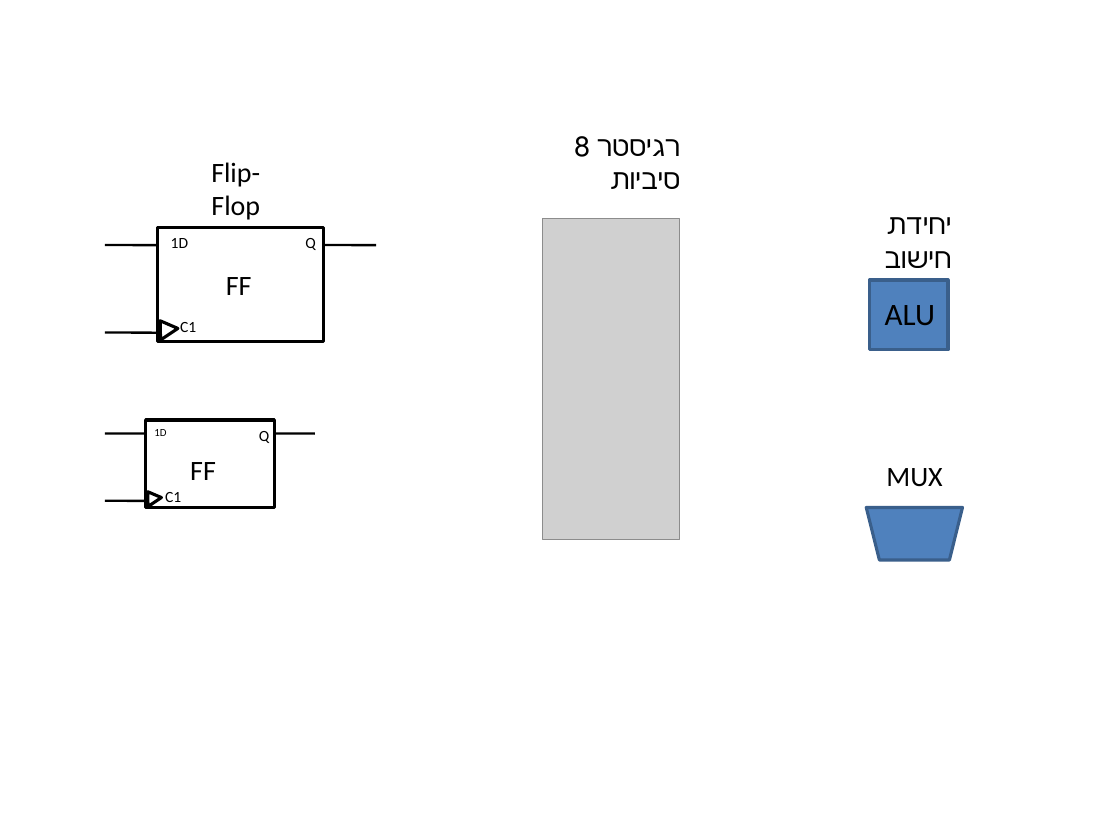
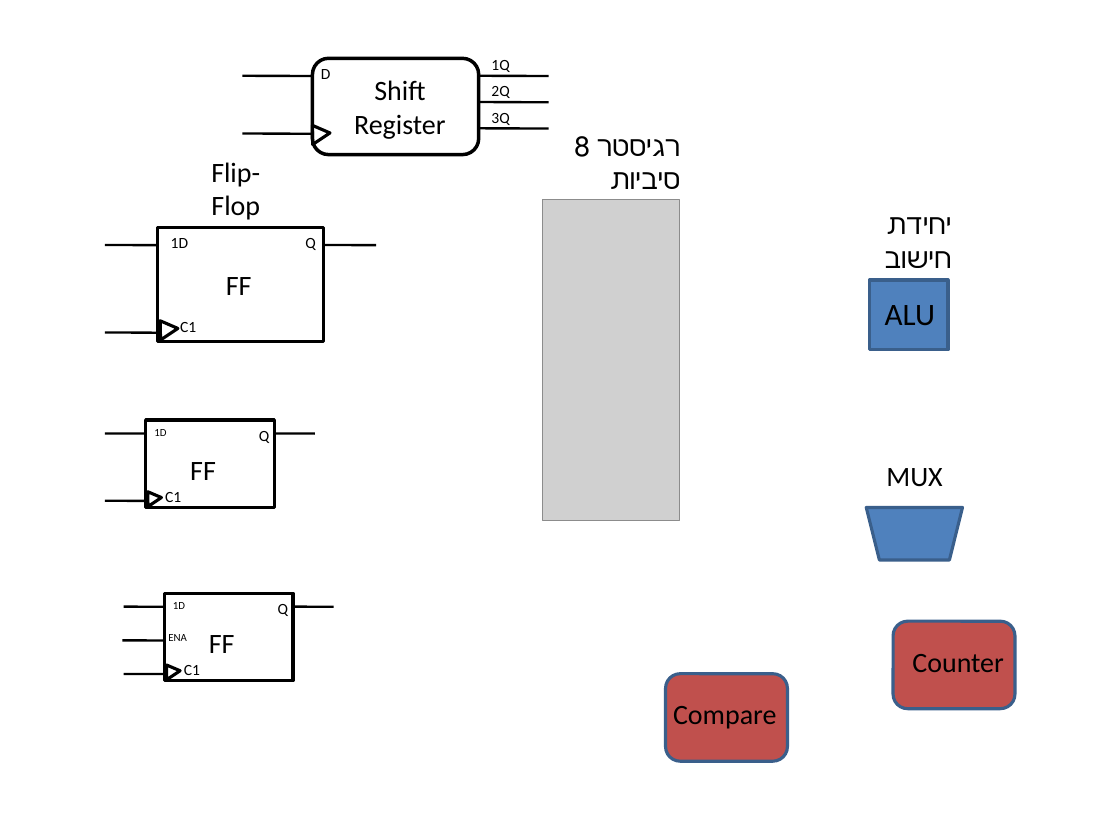
Before and after one commit to battellino/moran-zvika-project, a slide deck: slide 1 of core/Regesters Diagram.pptx. Drawn at 1120x840 pixels with LibreOffice and Linux fonts; fonts in the diff are those of the drawing; grey boxes stand for pictures. Boxes give left, top, right and bottom in pixels: in the first picture for what was removed or moved away, otherwise in the second. Text is boxed around its words. In the diff, an @@ line names an element or a change of style, - is before the commit and + after.

```diff
--- a/core/Regesters Diagram.pptx
+++ b/core/Regesters Diagram.pptx
@@ group added at (x1=243, y1=58, x2=549, y2=155): 5 texts, 5 lines, 1 rounded rectangle, 1 triangle @@
+D
+1Q
+2Q
+3Q
+Shift
+Register
@@ picture moved from (x1=542, y1=218, x2=679, y2=539) to (x1=542, y1=199, x2=679, y2=520) @@
@@ rounded rectangle added at (x1=893, y1=622, x2=1015, y2=709), fill #C0504D, outline #3A5F8C 2 pt @@
@@ group added at (x1=122, y1=594, x2=334, y2=681): 5 texts, 4 lines, 1 rectangle, 1 triangle @@
+FF
+C1
+1D
+Q
+ENA
@@ text added at (x1=912, y1=654, x2=1004, y2=672), 18 pt, text #000000 @@
+Counter
@@ rounded rectangle added at (x1=665, y1=674, x2=787, y2=762), fill #C0504D, outline #3A5F8C 2 pt @@
@@ text added at (x1=673, y1=706, x2=776, y2=729), 18 pt, text #000000 @@
+Compare
```
Also in this commit, not shown: 2 other slides changed, 3 slides added.
